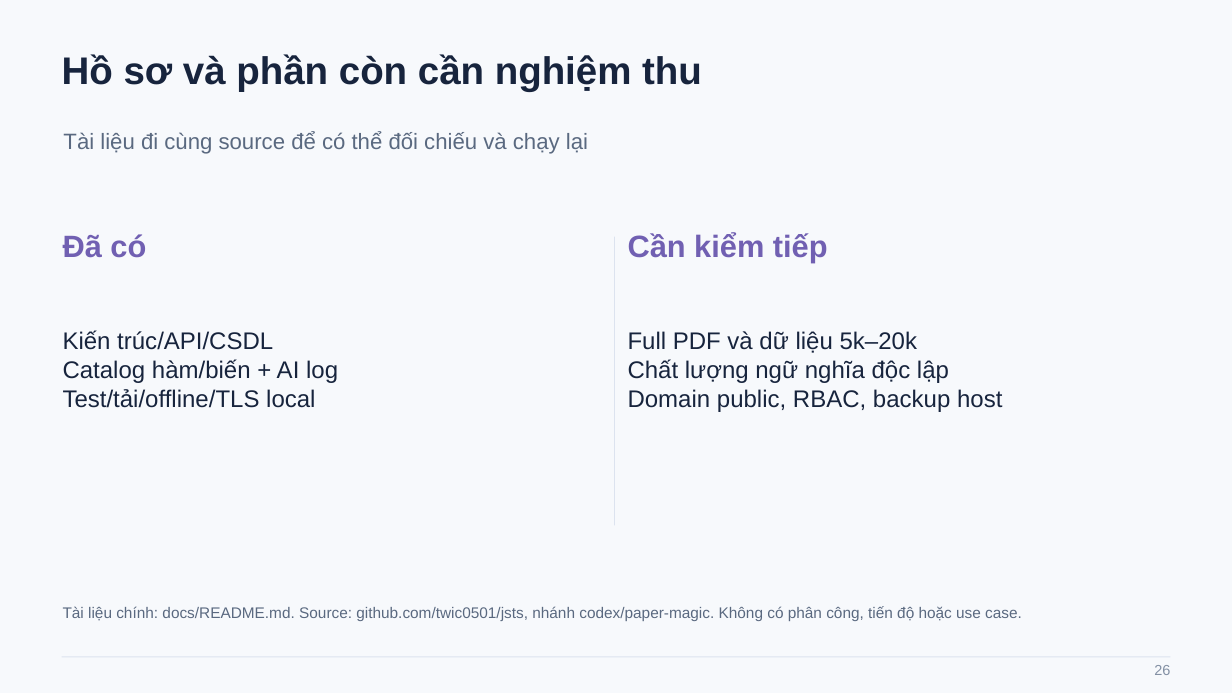
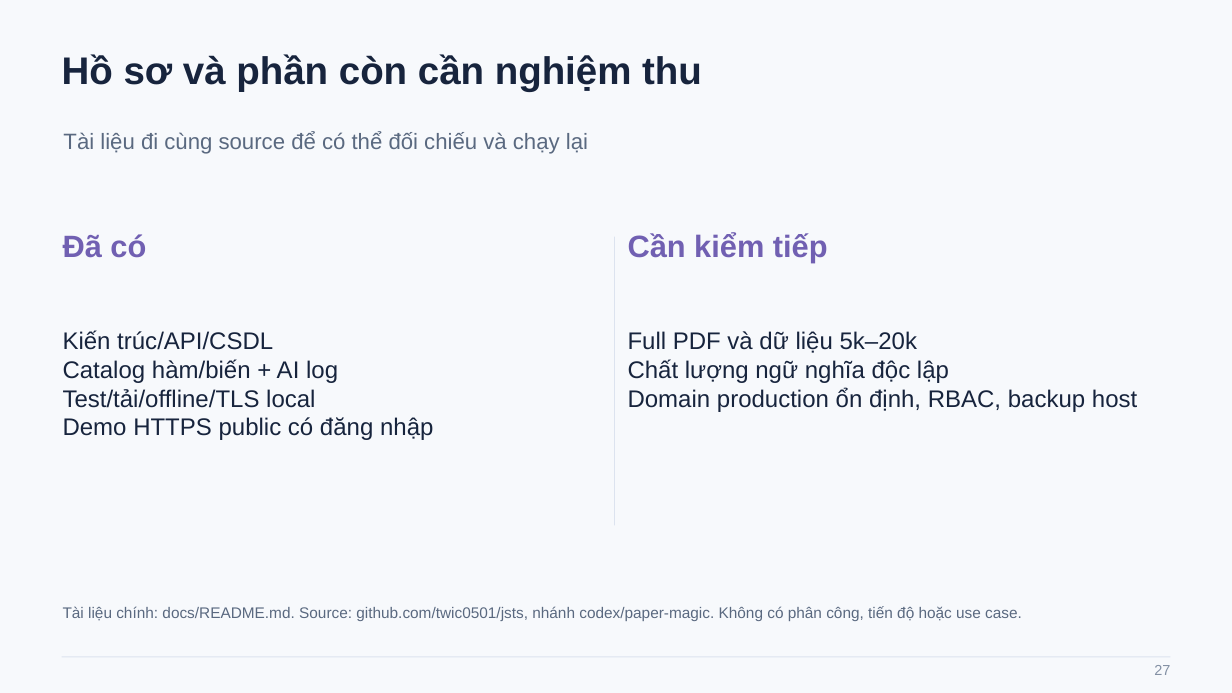
Before and after one commit to twic0501/jsts, a slide deck: slide 27 of docs/presentation/Paper-Magic-Cap-nhat-du-an-0.7.pptx (slide 26 before the commit). Drawn at 1232x693 pixels with LibreOffice and Linux fonts; fonts in the diff are those of the drawing. Boxes give left, top, right and bottom in pixels: in the first picture for what was removed or moved away, otherwise in the second. Text is boxed around its words. In the diff, an @@ line names an element or a change of style, - is before the commit and + after.

Commit message:
Verify authenticated public HTTPS demo and add public RAG/load evidence to presentation

```diff
--- a/docs/presentation/Paper-Magic-Cap-nhat-du-an-0.7.pptx
+++ b/docs/presentation/Paper-Magic-Cap-nhat-du-an-0.7.pptx
@@ text at bbox=[628, 387, 1137, 412]: text changed @@
-Domain public, RBAC, backup host
+Domain production ổn định, RBAC, backup host
@@ text at bbox=[63, 417, 433, 440]: paragraph added @@
+Demo HTTPS public có đăng nhập
@@ text at bbox=[1154, 665, 1170, 675]: text changed @@
-26
+27
```
Also in this commit, not shown: 6 other slides changed, 1 slide added, 17 other files.
